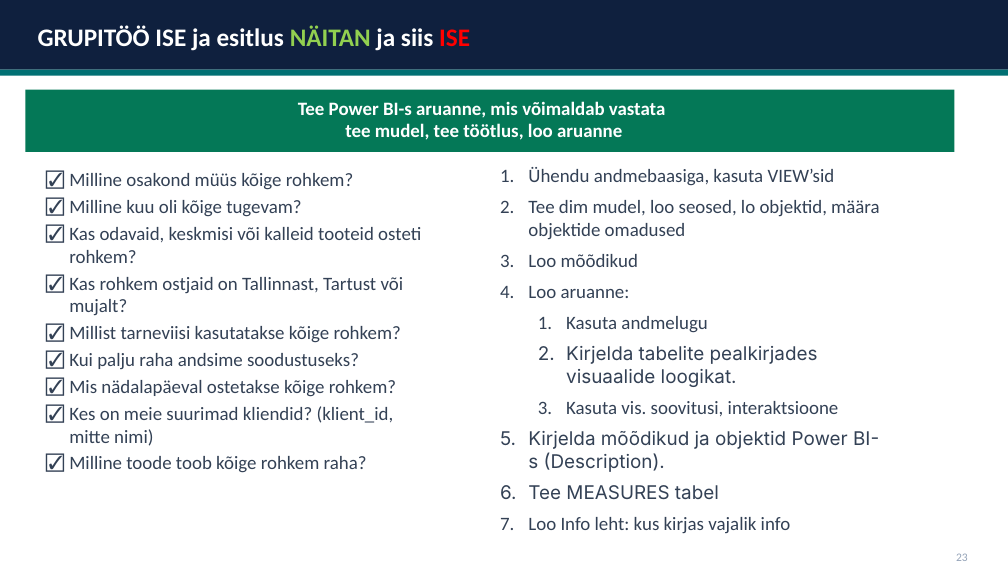
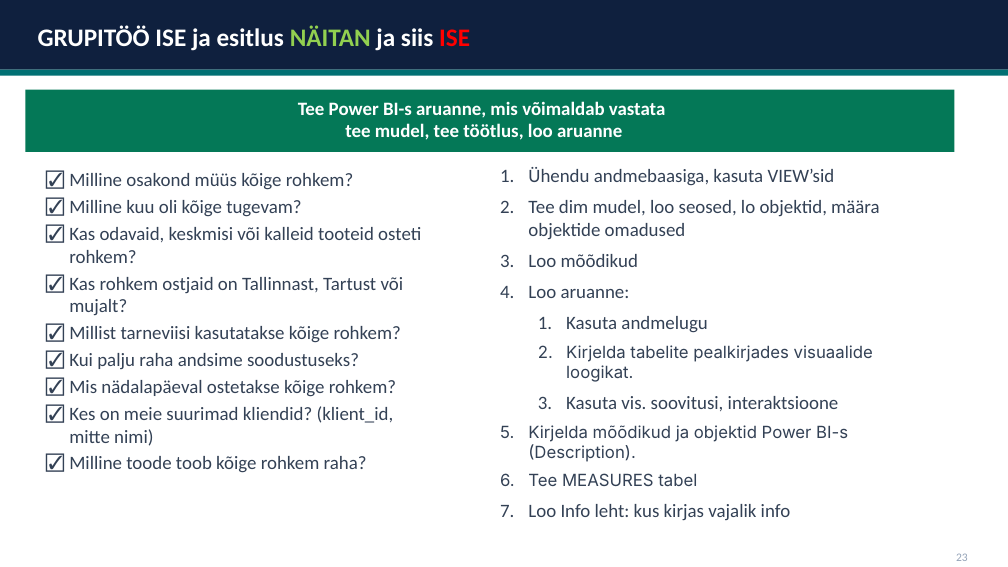
Before and after one commit to emilieabel/andmetarkus, a slide deck: slide 24 of Materjalid/Day10 Andmekaitse/10-paev-andmetarkus-esitlus.pptx (slide 2 before the commit). Drawn at 1008x567 pixels with LibreOffice and Linux fonts; fonts in the diff are those of the drawing. Boxes give left, top, right and bottom in pixels: in the first picture for what was removed or moved away, otherwise in the second. Text is boxed around its words. In the diff, an @@ line names an element or a change of style, - is before the commit and + after.

```diff
--- a/Materjalid/Day10 Andmekaitse/10-paev-andmetarkus-esitlus.pptx
+++ b/Materjalid/Day10 Andmekaitse/10-paev-andmetarkus-esitlus.pptx
@@ text at <box>528,345,873,486</box>: size 18 to 16 pt in "Kirjelda tabelite pealkirjades visuaalide loogikat.", "Kirjelda mõõdikud ja objektid Power BI-s (Description).", "Tee MEASURES tabel" @@
```
Also in this commit, not shown: 5 other slides changed, 18 slides added, 26 slides removed, 15 other files.
